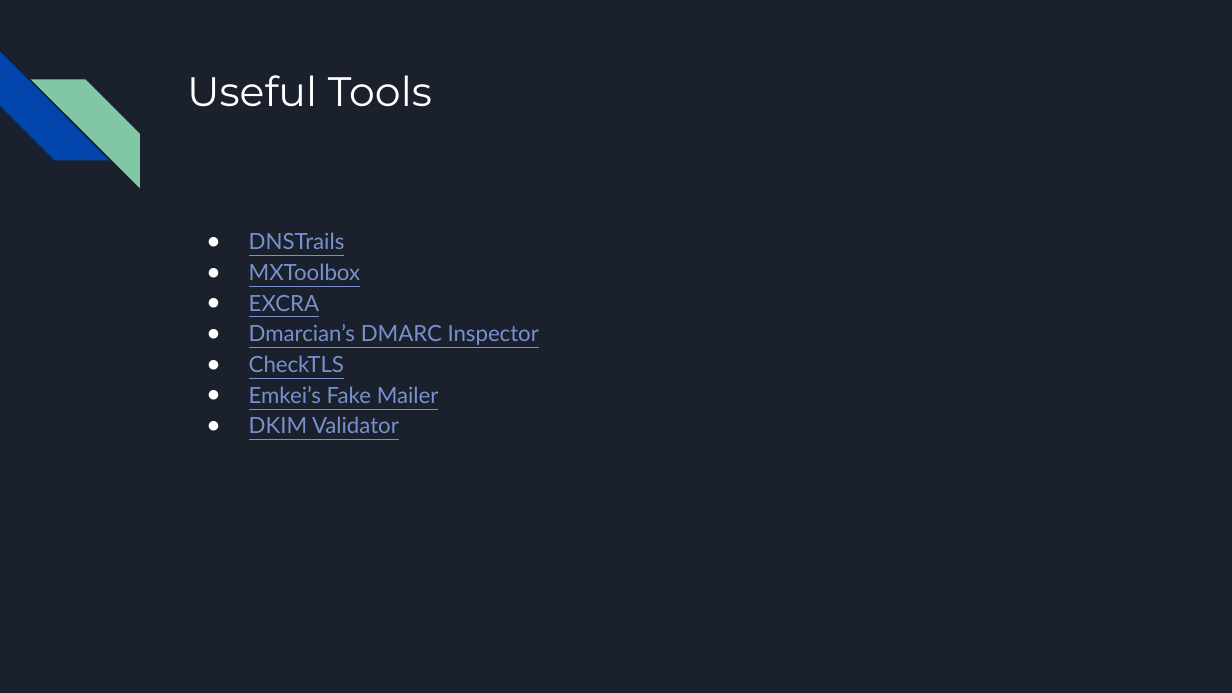
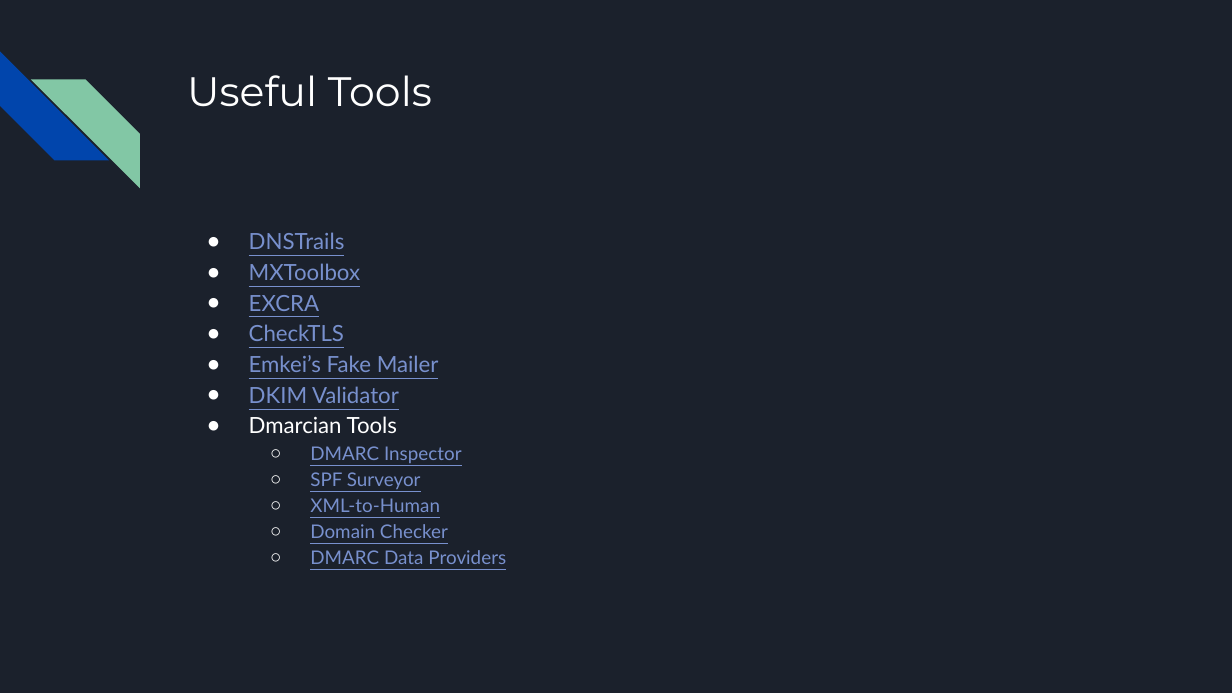
Before and after one commit to wesleykirkland/PowerShell-Email-Security, a slide deck: slide 15 of Presentation/Email Security.pptx (slide 11 before the commit). Drawn at 1232x693 pixels with LibreOffice and Linux fonts; fonts in the diff are those of the drawing. Boxes give left, top, right and bottom in pixels: in the first picture for what was removed or moved away, otherwise in the second. Text is boxed around its words. In the diff, an @@ line names an element or a change of style, - is before the commit and + after.

```diff
--- a/Presentation/Email Security.pptx
+++ b/Presentation/Email Security.pptx
@@ text at (249, 324, 539, 345): paragraph removed @@
-● Dmarcian’s DMARC Inspector
@@ text at (249, 416, 506, 564): paragraphs added @@
+● Dmarcian Tools
+  ○ DMARC Inspector
+  ○ SPF Surveyor
+  ○ XML-to-Human
+  ○ Domain Checker
+  ○ DMARC Data Providers
```
Also in this commit, not shown: 10 other slides changed, 4 slides added.
